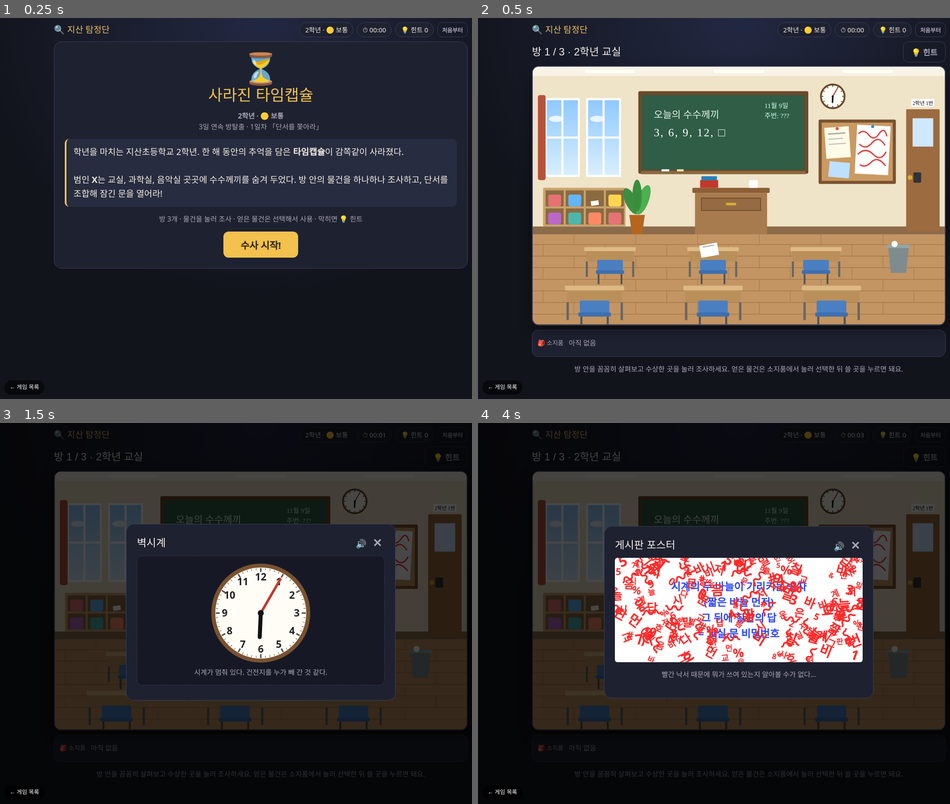
Above: before the commit, frames 1-4 (two rows, left to right).
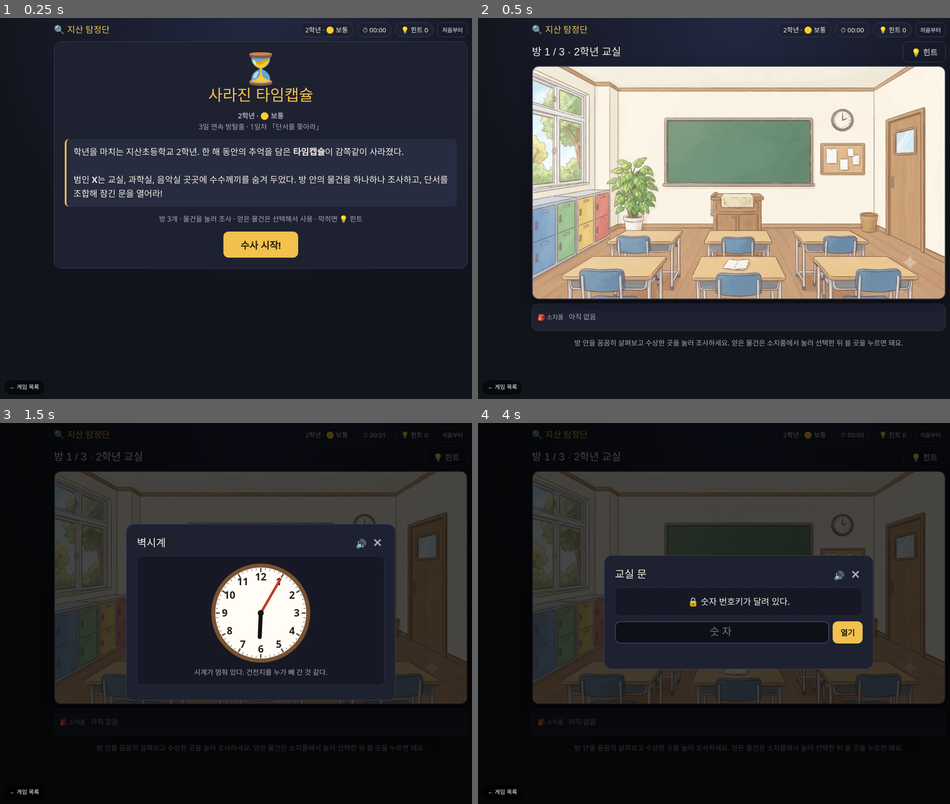
Above: after the commit, the same moments.

Repository: mummummi/game2grade
Game: browser game, page timecapsule-1.html
Two runs of this game, one before a commit and one after it. Both use one fixed random seed, a clock stepped at 60 frames per second and the inputs below.
Inputs (mouse positions are in pixels of both pictures, inside the frame that each line leads up to; where the layout moved, square brackets give the same spot in the first picture):
- Up to frame 1 (0.25 s): no input
- Up to frame 2 (0.5 s): click "수사 시작!" at 0.27 s
- Up to frame 3 (1.5 s): click (363, 525) [354, 503] at 1.27 s
- Up to frame 4 (4 s): click "✕" at 1.87 s; click "처음부터" at 2.47 s; click "✕" at 3.07 s; click (902, 586) [874, 556] at 3.67 s

Frame 1 is identical in both runs. In frame 2, 53% of the frame differs, in the area x 11-100%, y 12-94%; in frame 3, 14%; in frame 4, 33%.

Commit message:
타임캡슐 1·2·3편 방탈출: AI 배경 그림 적용
Co-Authored-By: Claude Opus 5.5 <noreply@anthropic.com>
Claude-Session: https://claude.ai/code/session_01ScfXXMpeK4xSozEf9WkLBv

Diff:
--- a/timecapsule-1.html
+++ b/timecapsule-1.html
@@ -361,6 +361,24 @@
   ],
   hints:DD.hints[2]
 }];
+/*🎨*//* 🎨 AI 배경 */
+(function(){const SP={"rooms": [{"h": {"window": [0, 30, 215, 430], "locker": [0, 480, 300, 320], "board": [515, 200, 575, 260], "clock": [1155, 160, 90, 90], "poster": [1115, 295, 175, 120], "door": [1365, 160, 155, 560], "plant": [295, 350, 185, 290], "drawer": [695, 490, 200, 140], "desk": [620, 730, 360, 120], "trash": [1265, 560, 75, 85]}}, {"h": {"cabinet": [0, 125, 300, 640], "ptable": [425, 170, 310, 215], "skel": [1000, 255, 90, 400], "tank": [1230, 390, 115, 90], "door": [1375, 190, 135, 560], "scale": [590, 415, 140, 130], "scope": [855, 395, 100, 160], "beaker": [945, 480, 100, 70], "safe": [1110, 670, 200, 195]}}, {"h": {"photo": [335, 140, 285, 205], "names": [710, 140, 195, 240], "piano": [255, 400, 365, 280], "metro": [535, 345, 70, 65], "score": [745, 410, 130, 250], "drum": [180, 735, 230, 130], "xylo": [1150, 760, 250, 115], "locker": [1320, 220, 140, 560], "locker2": [1460, 220, 140, 560]}}]};const G='timecapsule-1';const NS='http://www.w3.org/2000/svg';
+const st=document.createElement('style');st.textContent='.hot .ah{transition:fill-opacity .15s,stroke-opacity .15s}.hot:hover .ah{fill:#fff;fill-opacity:.16;stroke:#ffd54f;stroke-opacity:1}';document.head.appendChild(st);
+let MS=null;function meas(raw){if(!MS){MS=document.createElementNS(NS,'svg');MS.setAttribute('viewBox','0 0 1600 1000');MS.style.cssText='position:absolute;left:-99999px;top:0;width:1600px;height:1000px;visibility:hidden';document.body.appendChild(MS)}MS.innerHTML=raw.replace(/^<svg[^>]*>/,'').replace(/<\/svg>$/,'');const o={};MS.querySelectorAll('g.hot').forEach(h=>{let b;try{b=h.getBBox()}catch(e){b={x:0,y:0,width:1,height:1}}o[h.dataset.id]={b,inner:h.innerHTML}});return o}
+function wrap(raw,sp,i){const H=meas(raw);let s=`<svg viewBox="0 0 1600 900" width="100%" style="display:block" xmlns="${NS}">`+((raw.match(/<defs>[\s\S]*?<\/defs>/)||[''])[0])+`<image href="art/${G}_${i+1}.webp" x="0" y="0" width="1600" height="900" preserveAspectRatio="xMidYMid slice"/>`;
+ const lab=(t,x,y,f)=>`<text x="${x}" y="${y}" font-size="${f||28}" text-anchor="middle" font-family="Jua,sans-serif" fill="#fff" stroke="#3a2a1a" stroke-width="5" paint-order="stroke">${t}</text>`;
+ for(const id in H){const r=sp.h[id];const {b,inner}=H[id];
+  if(!r){s+=`<g class="hot" data-id="${id}"><g transform="translate(0,0) scale(1,.9)">${inner}</g></g>`;continue}
+  const [x,y,w,h,o]=r;let t='';
+  if(o&&o.fit){const k=Math.min(w/b.width,h/b.height);t=`<g transform="translate(${x+(w-b.width*k)/2},${y+(h-b.height*k)/2}) scale(${k}) translate(${-b.x},${-b.y})">${inner}</g>`}
+  s+=`<g class="hot" data-id="${id}"><rect class="ah" x="${x}" y="${y}" width="${w}" height="${h}" rx="14" fill="#fff" fill-opacity="0" stroke="#ffd54f" stroke-opacity="0" stroke-width="5"/>${t}</g>`;
+  if(o&&o.lab)o.lab.forEach(l=>s+=lab(...l));if(o&&o.js){try{s+=(new Function('return '+o.js))()||''}catch(e){}}}
+ if(sp.lab)sp.lab.forEach(l=>s+=lab(...l));
+ if(sp.dark&&(new Function('return '+sp.dark))())s+=`<rect width="1600" height="900" fill="#000" opacity=".86" pointer-events="none"/>`+lab(sp.darkText||'너무 어둡다…',800,450,40);
+ return s+'</svg>'}
+rooms.forEach((r,i)=>{const sp=SP.rooms[i];if(!sp)return;const f=r.scene;r.scene=function(){return wrap(f.apply(this,arguments),sp,i)}});
+})();/*🎨끝*/
+
 
 /* ---------- 피아노 ---------- */
 function setupPiano(){
--- a/timecapsule-2.html
+++ b/timecapsule-2.html
@@ -324,6 +324,24 @@
   ],
   hints:DD.hints[2]
 }];
+/*🎨*//* 🎨 AI 배경 */
+(function(){const SP={"rooms": [{"h": {"keybox": [35, 165, 205, 295], "calendar": [350, 225, 125, 160], "cctv": [570, 135, 440, 280], "log": [585, 530, 195, 50], "radio": [870, 445, 45, 115], "cup": [935, 500, 65, 65], "box": [205, 695, 260, 180], "entry": [1095, 200, 140, 215], "door": [1360, 90, 200, 640]}}, {"h": {"copier": [20, 465, 275, 345], "wb": [345, 135, 555, 280], "books": [1085, 145, 250, 270], "water": [1225, 435, 90, 265], "sci": [435, 465, 225, 335], "hr": [670, 465, 220, 335], "vp": [895, 465, 250, 335], "plant": [1400, 520, 200, 380], "door": [1360, 55, 215, 460]}}, {"h": {"shelf1": [0, 45, 295, 720], "clock": [555, 135, 90, 95], "shelf2": [690, 160, 360, 480], "case": [1050, 235, 260, 425], "models": [15, 665, 380, 180], "desk": [425, 530, 570, 140], "pc": [560, 425, 150, 105], "globe": [405, 550, 170, 300], "beanbag": [1230, 660, 345, 230], "news": [800, 680, 200, 180]}}]};const G='timecapsule-2';const NS='http://www.w3.org/2000/svg';
+const st=document.createElement('style');st.textContent='.hot .ah{transition:fill-opacity .15s,stroke-opacity .15s}.hot:hover .ah{fill:#fff;fill-opacity:.16;stroke:#ffd54f;stroke-opacity:1}';document.head.appendChild(st);
+let MS=null;function meas(raw){if(!MS){MS=document.createElementNS(NS,'svg');MS.setAttribute('viewBox','0 0 1600 1000');MS.style.cssText='position:absolute;left:-99999px;top:0;width:1600px;height:1000px;visibility:hidden';document.body.appendChild(MS)}MS.innerHTML=raw.replace(/^<svg[^>]*>/,'').replace(/<\/svg>$/,'');const o={};MS.querySelectorAll('g.hot').forEach(h=>{let b;try{b=h.getBBox()}catch(e){b={x:0,y:0,width:1,height:1}}o[h.dataset.id]={b,inner:h.innerHTML}});return o}
+function wrap(raw,sp,i){const H=meas(raw);let s=`<svg viewBox="0 0 1600 900" width="100%" style="display:block" xmlns="${NS}">`+((raw.match(/<defs>[\s\S]*?<\/defs>/)||[''])[0])+`<image href="art/${G}_${i+1}.webp" x="0" y="0" width="1600" height="900" preserveAspectRatio="xMidYMid slice"/>`;
+ const lab=(t,x,y,f)=>`<text x="${x}" y="${y}" font-size="${f||28}" text-anchor="middle" font-family="Jua,sans-serif" fill="#fff" stroke="#3a2a1a" stroke-width="5" paint-order="stroke">${t}</text>`;
+ for(const id in H){const r=sp.h[id];const {b,inner}=H[id];
+  if(!r){s+=`<g class="hot" data-id="${id}"><g transform="translate(0,0) scale(1,.9)">${inner}</g></g>`;continue}
+  const [x,y,w,h,o]=r;let t='';
+  if(o&&o.fit){const k=Math.min(w/b.width,h/b.height);t=`<g transform="translate(${x+(w-b.width*k)/2},${y+(h-b.height*k)/2}) scale(${k}) translate(${-b.x},${-b.y})">${inner}</g>`}
+  s+=`<g class="hot" data-id="${id}"><rect class="ah" x="${x}" y="${y}" width="${w}" height="${h}" rx="14" fill="#fff" fill-opacity="0" stroke="#ffd54f" stroke-opacity="0" stroke-width="5"/>${t}</g>`;
+  if(o&&o.lab)o.lab.forEach(l=>s+=lab(...l));if(o&&o.js){try{s+=(new Function('return '+o.js))()||''}catch(e){}}}
+ if(sp.lab)sp.lab.forEach(l=>s+=lab(...l));
+ if(sp.dark&&(new Function('return '+sp.dark))())s+=`<rect width="1600" height="900" fill="#000" opacity=".86" pointer-events="none"/>`+lab(sp.darkText||'너무 어둡다…',800,450,40);
+ return s+'</svg>'}
+rooms.forEach((r,i)=>{const sp=SP.rooms[i];if(!sp)return;const f=r.scene;r.scene=function(){return wrap(f.apply(this,arguments),sp,i)}});
+})();/*🎨끝*/
+
 
 /* ---------- 시작 / 끝 ---------- */
 function renderIntro(app){
--- a/timecapsule-3.html
+++ b/timecapsule-3.html
@@ -333,6 +333,24 @@
   ],
   hints:DD.hints[2]
 }];
+/*🎨*//* 🎨 AI 배경 */
+(function(){const SP={"rooms": [{"h": {"cabinet": [0, 125, 300, 640], "moon": [380, 180, 175, 225], "board": [595, 175, 415, 260], "skel": [1235, 340, 100, 330], "door": [1375, 120, 145, 640], "drawer": [520, 580, 580, 60], "note": [580, 515, 145, 45], "beaker": [730, 485, 100, 60], "cam": [890, 440, 60, 110], "tank": [980, 480, 90, 70]}}, {"h": {"onair": [740, 125, 125, 60], "graph": [345, 140, 195, 265], "map": [905, 135, 390, 255], "spk0": [130, 60, 155, 180], "spk1": [1300, 60, 155, 180], "console": [545, 460, 325, 100], "pc": [860, 400, 160, 120], "mic": [1010, 445, 75, 110], "lost": [165, 660, 260, 175], "door": [1465, 150, 135, 640]}}, {"h": {"window": [0, 30, 215, 430], "library": [0, 470, 500, 190], "plant": [340, 380, 70, 85], "evidence": [1115, 295, 175, 120], "blocks": [1140, 445, 160, 90], "storage": [1365, 160, 155, 560], "drawer": [695, 490, 200, 140], "desk2": [1090, 735, 400, 130]}}]};const G='timecapsule-3';const NS='http://www.w3.org/2000/svg';
+const st=document.createElement('style');st.textContent='.hot .ah{transition:fill-opacity .15s,stroke-opacity .15s}.hot:hover .ah{fill:#fff;fill-opacity:.16;stroke:#ffd54f;stroke-opacity:1}';document.head.appendChild(st);
+let MS=null;function meas(raw){if(!MS){MS=document.createElementNS(NS,'svg');MS.setAttribute('viewBox','0 0 1600 1000');MS.style.cssText='position:absolute;left:-99999px;top:0;width:1600px;height:1000px;visibility:hidden';document.body.appendChild(MS)}MS.innerHTML=raw.replace(/^<svg[^>]*>/,'').replace(/<\/svg>$/,'');const o={};MS.querySelectorAll('g.hot').forEach(h=>{let b;try{b=h.getBBox()}catch(e){b={x:0,y:0,width:1,height:1}}o[h.dataset.id]={b,inner:h.innerHTML}});return o}
+function wrap(raw,sp,i){const H=meas(raw);let s=`<svg viewBox="0 0 1600 900" width="100%" style="display:block" xmlns="${NS}">`+((raw.match(/<defs>[\s\S]*?<\/defs>/)||[''])[0])+`<image href="art/${G}_${i+1}.webp" x="0" y="0" width="1600" height="900" preserveAspectRatio="xMidYMid slice"/>`;
+ const lab=(t,x,y,f)=>`<text x="${x}" y="${y}" font-size="${f||28}" text-anchor="middle" font-family="Jua,sans-serif" fill="#fff" stroke="#3a2a1a" stroke-width="5" paint-order="stroke">${t}</text>`;
+ for(const id in H){const r=sp.h[id];const {b,inner}=H[id];
+  if(!r){s+=`<g class="hot" data-id="${id}"><g transform="translate(0,0) scale(1,.9)">${inner}</g></g>`;continue}
+  const [x,y,w,h,o]=r;let t='';
+  if(o&&o.fit){const k=Math.min(w/b.width,h/b.height);t=`<g transform="translate(${x+(w-b.width*k)/2},${y+(h-b.height*k)/2}) scale(${k}) translate(${-b.x},${-b.y})">${inner}</g>`}
+  s+=`<g class="hot" data-id="${id}"><rect class="ah" x="${x}" y="${y}" width="${w}" height="${h}" rx="14" fill="#fff" fill-opacity="0" stroke="#ffd54f" stroke-opacity="0" stroke-width="5"/>${t}</g>`;
+  if(o&&o.lab)o.lab.forEach(l=>s+=lab(...l));if(o&&o.js){try{s+=(new Function('return '+o.js))()||''}catch(e){}}}
+ if(sp.lab)sp.lab.forEach(l=>s+=lab(...l));
+ if(sp.dark&&(new Function('return '+sp.dark))())s+=`<rect width="1600" height="900" fill="#000" opacity=".86" pointer-events="none"/>`+lab(sp.darkText||'너무 어둡다…',800,450,40);
+ return s+'</svg>'}
+rooms.forEach((r,i)=>{const sp=SP.rooms[i];if(!sp)return;const f=r.scene;r.scene=function(){return wrap(f.apply(this,arguments),sp,i)}});
+})();/*🎨끝*/
+
 
 function camResult(){return box('<b>타임랩스 영상 (07:10 ~ 07:45)</b>')+`<div style="background:#0b1a12;color:#9fe8b0;border- …(292 unchanged characters)…
 function pcResult(){return box('<b>🎙️ 협의회 녹음.mp3 (07:30)</b>')+paper(`"그럼 6학년 협의회 시작하겠습니다. 출석 부를게요.<br>과학 선생님? — 네, 조금 늦었습니다. (07:40)<br>교감 선생님? — 네.<br>6학년 담임 선생님? — <b>……</b><br>어? 아까 출근하신 거 봤는데…"`)+`<p class="center" style="color:var(--green);font-weight:bold">🎙️ 7시 30분 협의회에 담임 선생님은 없었다!</p>`}
Binary file added: art/timecapsule-1_1.webp
Binary file added: art/timecapsule-1_2.webp
Binary file added: art/timecapsule-1_3.webp
Binary file added: art/timecapsule-2_1.webp
Binary file added: art/timecapsule-2_2.webp
Binary file added: art/timecapsule-2_3.webp
Binary file added: art/timecapsule-3_1.webp
Binary file added: art/timecapsule-3_2.webp
Binary file added: art/timecapsule-3_3.webp
